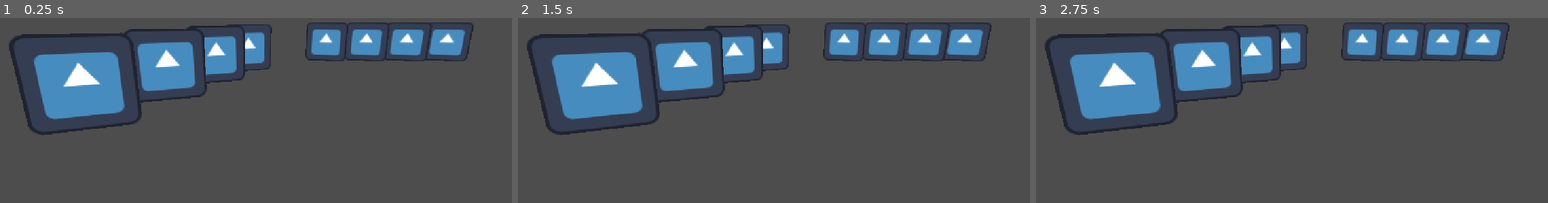
Above: before the commit, frames 1-3 (left to right).
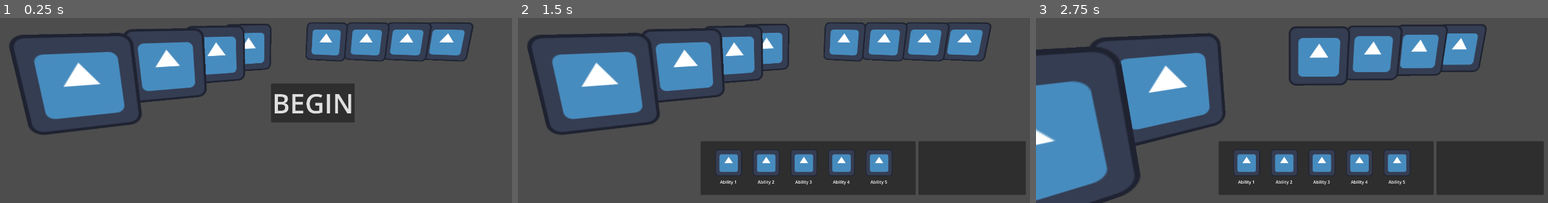
Above: after the commit, the same moments.

Repository: dylanbank/west-fae
Game: Godot game, scene res://hunts/battles/battle.tscn
The game is run twice, just before and just after one commit, with the same random seed, the same clock (stepped at 60 frames per second) and the same inputs. The engine's default icon, where the game draws it, is replaced by a stand-in: a white triangle on a blue panel in a dark square.
Inputs (mouse positions are in pixels of both pictures, inside the frame that each line leads up to):
- Up to frame 1 (0.25 s): no input
- Up to frame 2 (1.5 s): click (830, 103) at 0.5 s, where only the run after the commit has a clickable "BEGIN"; tap Enter at 1.25 s
- Up to frame 3 (2.75 s): tap Space at 2 s

The runs differ from the first frame. In frame 1, 4.3% of the frame differs, in the area x 1-93%, y 3-64%; in frame 2, 18%; in frame 3, 44%, in the area x 0-100%, y 2-100%.

Commit message:
beginning of turn system and battle ui

Diff:
--- a/west-fae/characters/character.gd
+++ b/west-fae/characters/character.gd
@@ -8,6 +8,14 @@
 @onready var timer: Timer = $Timer
 @onready var sprite_3d: Sprite3D = $Sprite3D
 
+var focused : bool = false
+
+func focus_toggle() -> void:
+	focused = !focused
+	if focused:
+		print("focus")
+	else:
+		print("unfocus")
 func calc_hit_time(dmg_amt : float) -> float:
 	var perc_of_health : float = dmg_amt / character_res.current_health
 	return perc_of_health * hit_time_scale
--- a/west-fae/characters/hunters/harry/harry.tres
+++ b/west-fae/characters/hunters/harry/harry.tres
@@ -1,13 +1,13 @@
-[gd_resource type="Resource" script_class="HunterResource" format=3 uid="uid://dsdpwx53xa1cr"]
+[gd_resource type="Resource" script_class="CharacterResource" format=3 uid="uid://dh3onvcktfeuu"]
 
 [ext_resource type="PackedScene" uid="uid://d131vrvvloyu0" path="res://characters/hunters/hunter.tscn" id="1_33vjt"]
-[ext_resource type="Script" uid="uid://cqta4g038q3r0" path="res://characters/hunters/hunter_res.gd" id="1_y7djs"]
 [ext_resource type="Texture2D" uid="uid://chnlhq6y21n4n" path="res://icon.svg" id="2_gi4ot"]
+[ext_resource type="Script" uid="uid://cg340kvj3ltnb" path="res://characters/character_res.gd" id="3_1j5j0"]
 [ext_resource type="Script" uid="uid://bs6pyqomfpqvv" path="res://characters/abilities/base_ability_res.gd" id="3_fkbln"]
 [ext_resource type="Script" uid="uid://dhm25anvaf4to" path="res://characters/items/base_item_res.gd" id="4_a4ghl"]
 
 [resource]
-script = ExtResource("1_y7djs")
+script = ExtResource("3_1j5j0")
 name = "Harry"
 idle_sprite = ExtResource("2_gi4ot")
 hit_sprite = ExtResource("2_gi4ot")
@@ -17,7 +17,5 @@
 current_health = 30.0
 strength = 4.0
 dexterity = 4.0
-constitution = 5.0
 intelligence = 5.0
-wisdom = 5.0
-metadata/_custom_type_script = "uid://cqta4g038q3r0"
+metadata/_custom_type_script = "uid://cg340kvj3ltnb"
--- a/west-fae/characters/hunters/mark/mark.tres
+++ b/west-fae/characters/hunters/mark/mark.tres
@@ -1,23 +1,21 @@
-[gd_resource type="Resource" script_class="HunterResource" format=3 uid="uid://ccrhiw16mb8d0"]
+[gd_resource type="Resource" script_class="CharacterResource" format=3 uid="uid://cx7se47a513dh"]
 
-[ext_resource type="Script" uid="uid://bs6pyqomfpqvv" path="res://characters/abilities/base_ability_res.gd" id="1_1fvxf"]
-[ext_resource type="Script" uid="uid://cqta4g038q3r0" path="res://characters/hunters/hunter_res.gd" id="2_6s42l"]
-[ext_resource type="PackedScene" uid="uid://d131vrvvloyu0" path="res://characters/hunters/hunter.tscn" id="2_ygxi5"]
-[ext_resource type="Texture2D" uid="uid://chnlhq6y21n4n" path="res://icon.svg" id="4_u7772"]
-[ext_resource type="Script" uid="uid://dhm25anvaf4to" path="res://characters/items/base_item_res.gd" id="4_y3xlq"]
+[ext_resource type="Script" uid="uid://bs6pyqomfpqvv" path="res://characters/abilities/base_ability_res.gd" id="1_ny02w"]
+[ext_resource type="PackedScene" uid="uid://d131vrvvloyu0" path="res://characters/hunters/hunter.tscn" id="1_v1b8g"]
+[ext_resource type="Script" uid="uid://dhm25anvaf4to" path="res://characters/items/base_item_res.gd" id="2_bp2ku"]
+[ext_resource type="Texture2D" uid="uid://chnlhq6y21n4n" path="res://icon.svg" id="2_dsus4"]
+[ext_resource type="Script" uid="uid://cg340kvj3ltnb" path="res://characters/character_res.gd" id="3_v1b8g"]
 
 [resource]
-script = ExtResource("2_6s42l")
+script = ExtResource("3_v1b8g")
 name = "Mark"
-idle_sprite = ExtResource("4_u7772")
-hit_sprite = ExtResource("4_u7772")
-dead_sprite = ExtResource("4_u7772")
-character_node = ExtResource("2_ygxi5")
+idle_sprite = ExtResource("2_dsus4")
+hit_sprite = ExtResource("2_dsus4")
+dead_sprite = ExtResource("2_dsus4")
+character_node = ExtResource("1_v1b8g")
 base_health = 30.0
 current_health = 30.0
 strength = 10.0
 dexterity = 2.0
-constitution = 3.0
 intelligence = 5.0
-wisdom = 1.0
-metadata/_custom_type_script = "uid://cqta4g038q3r0"
+metadata/_custom_type_script = "uid://cg340kvj3ltnb"
--- a/west-fae/hunts/battles/battle.tscn
+++ b/west-fae/hunts/battles/battle.tscn
@@ -1,11 +1,42 @@
 [gd_scene format=3 uid="uid://nwculwc1d4n7"]
 
 [ext_resource type="Script" uid="uid://b8wypto2gwd30" path="res://hunts/battles/battle_manager.gd" id="1_7r4xy"]
-[ext_resource type="Script" uid="uid://cqta4g038q3r0" path="res://characters/hunters/hunter_res.gd" id="2_u2f2v"]
-[ext_resource type="Resource" uid="uid://dsdpwx53xa1cr" path="res://characters/hunters/harry/harry.tres" id="3_62ji6"]
+[ext_resource type="PackedScene" uid="uid://d131vrvvloyu0" path="res://characters/hunters/hunter.tscn" id="3_4jpop"]
 [ext_resource type="Script" uid="uid://cg340kvj3ltnb" path="res://characters/character_res.gd" id="4_4jpop"]
-[ext_resource type="Resource" uid="uid://ccrhiw16mb8d0" path="res://characters/hunters/mark/mark.tres" id="5_5ri0k"]
+[ext_resource type="Texture2D" uid="uid://chnlhq6y21n4n" path="res://icon.svg" id="4_5ri0k"]
+[ext_resource type="Script" uid="uid://bs6pyqomfpqvv" path="res://characters/abilities/base_ability_res.gd" id="5_ohvvp"]
+[ext_resource type="Script" uid="uid://dhm25anvaf4to" path="res://characters/items/base_item_res.gd" id="6_fr1vt"]
 [ext_resource type="Script" uid="uid://c5rs0n0u88b2t" path="res://hunts/battles/code_blocks/initialize_characters.gd" id="6_ohvvp"]
+[ext_resource type="Script" uid="uid://cr8c6dnlrnoqr" path="res://hunts/battles/code_blocks/focus_camera.gd" id="8_62ji6"]
+[ext_resource type="Script" uid="uid://ccsc04mn0ft87" path="res://hunts/battles/ui/hud.gd" id="9_4jpop"]
+
+[sub_resource type="Resource" id="Resource_u2f2v"]
+script = ExtResource("4_4jpop")
+name = "Harry"
+idle_sprite = ExtResource("4_5ri0k")
+hit_sprite = ExtResource("4_5ri0k")
+dead_sprite = ExtResource("4_5ri0k")
+character_node = ExtResource("3_4jpop")
+base_health = 30.0
+current_health = 30.0
+strength = 4.0
+dexterity = 4.0
+intelligence = 5.0
+metadata/_custom_type_script = "uid://cg340kvj3ltnb"
+
+[sub_resource type="Resource" id="Resource_62ji6"]
+script = ExtResource("4_4jpop")
+name = "Mark"
+idle_sprite = ExtResource("4_5ri0k")
+hit_sprite = ExtResource("4_5ri0k")
+dead_sprite = ExtResource("4_5ri0k")
+character_node = ExtResource("3_4jpop")
+base_health = 30.0
+current_health = 30.0
+strength = 10.0
+dexterity = 2.0
+intelligence = 5.0
+metadata/_custom_type_script = "uid://cg340kvj3ltnb"
 
 [sub_resource type="BoxMesh" id="BoxMesh_6sj1v"]
 size = Vector3(20, 1, 20)
@@ -15,17 +46,26 @@
 
 [node name="Battle" type="Node3D" unique_id=1382295604]
 
-[node name="BattleManager" type="Node" parent="." unique_id=753362522 node_paths=PackedStringArray("initialize_characters")]
+[node name="BattleManager" type="Node" parent="." unique_id=753362522 node_paths=PackedStringArray("initialize_characters", "focus_camera")]
 script = ExtResource("1_7r4xy")
-hunters = Array[ExtResource("2_u2f2v")]([ExtResource("3_62ji6"), ExtResource("3_62ji6"), ExtResource("3_62ji6"), ExtResource("3_62ji6")])
-enemies = Array[ExtResource("4_4jpop")]([ExtResource("5_5ri0k"), ExtResource("5_5ri0k"), ExtResource("5_5ri0k"), ExtResource("5_5ri0k")])
+hunters = Array[ExtResource("4_4jpop")]([SubResource("Resource_u2f2v"), SubResource("Resource_u2f2v"), SubResource("Resource_u2f2v"), SubResource("Resource_u2f2v")])
+enemies = Array[ExtResource("4_4jpop")]([SubResource("Resource_62ji6"), SubResource("Resource_62ji6"), SubResource("Resource_62ji6"), SubResource("Resource_62ji6")])
 initialize_characters = NodePath("InitializeCharacters")
+focus_camera = NodePath("FocusCamera")
 
 [node name="InitializeCharacters" type="Node" parent="BattleManager" unique_id=38291079 node_paths=PackedStringArray("hunter_p_mats", "enemy_p_mats")]
 script = ExtResource("6_ohvvp")
 hunter_p_mats = [NodePath("../../HunterPlacements/HunterMat1"), NodePath("../../HunterPlacements/HunterMat2"), NodePath("../../HunterPlacements/HunterMat3"), NodePath("../../HunterPlacements/HunterMat4")]
 enemy_p_mats = [NodePath("../../EnemyPlacements/EnemyMat1"), NodePath("../../EnemyPlacements/EnemyMat2"), NodePath("../../EnemyPlacements/EnemyMat3"), NodePath("../../EnemyPlacements/EnemyMat4")]
 
+[node name="FocusCamera" type="Node" parent="BattleManager" unique_id=1847113992 node_paths=PackedStringArray("camera")]
+script = ExtResource("8_62ji6")
+camera = NodePath("../../SubViewportContainer/SubViewport/Camera3D")
+init_position = Vector3(-0.75, 2, 7.832)
+position_offset = Vector3(0.8, 1, 2.7)
+y_angle_scale = 4.0
+lerp_weight = 0.2
+
 [node name="CameraPositions" type="Node3D" parent="." unique_id=1778099040]
 
 [node name="HunterPlacements" type="Node3D" parent="." unique_id=940232337]
@@ -67,6 +107,203 @@
 [node name="CollisionShape3D" type="CollisionShape3D" parent="Floor" unique_id=1382417655]
 shape = SubResource("BoxShape3D_6sj1v")
 
-[node name="Camera3D" type="Camera3D" parent="." unique_id=1979764481]
+[node name="SubViewportContainer" type="SubViewportContainer" parent="." unique_id=448716346]
+custom_minimum_size = Vector2(1920, 1080)
+stretch = true
+
+[node name="SubViewport" type="SubViewport" parent="SubViewportContainer" unique_id=466074471]
+handle_input_locally = false
+size = Vector2i(1920, 1080)
+size_2d_override_stretch = true
+render_target_update_mode = 4
+
+[node name="Camera3D" type="Camera3D" parent="SubViewportContainer/SubViewport" unique_id=1979764481]
 transform = Transform3D(1, 0, 0, 0, 0.97951615, 0.20136568, 0, -0.20136568, 0.97951615, -0.75, 2, 7.832)
 fov = 70.0
+
+[node name="HUD" type="Control" parent="SubViewportContainer/SubViewport" unique_id=1323089688 node_paths=PackedStringArray("battle_manager", "pre_battle_hud", "hunter_battle_hud")]
+layout_mode = 3
+anchors_preset = 15
+anchor_right = 1.0
+anchor_bottom = 1.0
+grow_horizontal = 2
+grow_vertical = 2
+script = ExtResource("9_4jpop")
+battle_manager = NodePath("../../../BattleManager")
+pre_battle_hud = NodePath("PreBattleHUD")
+hunter_battle_hud = NodePath("HunterBattleHUD")
+
+[node name="PreBattleHUD" type="MarginContainer" parent="SubViewportContainer/SubViewport/HUD" unique_id=1778485397]
+layout_mode = 1
+anchors_preset = 3
+anchor_left = 1.0
+anchor_top = 1.0
+anchor_right = 1.0
+anchor_bottom = 1.0
+offset_left = -911.0
+offset_top = -395.0
+grow_horizontal = 0
+grow_vertical = 0
+theme_override_constants/margin_right = 600
+theme_override_constants/margin_bottom = 300
+
+[node name="StartBattleButton" type="Button" parent="SubViewportContainer/SubViewport/HUD/PreBattleHUD" unique_id=1102109715]
+layout_mode = 2
+theme_override_font_sizes/font_size = 100
+text = "BEGIN"
+
+[node name="HunterBattleHUD" type="MarginContainer" parent="SubViewportContainer/SubViewport/HUD" unique_id=1424978766]
+layout_mode = 1
+anchors_preset = 15
+anchor_right = 1.0
+anchor_bottom = 1.0
+grow_horizontal = 2
+grow_vertical = 2
+theme_override_constants/margin_left = 30
+theme_override_constants/margin_top = 30
+theme_override_constants/margin_right = 30
+theme_override_constants/margin_bottom = 30
+
+[node name="Equipped" type="HBoxContainer" parent="SubViewportContainer/SubViewport/HUD/HunterBattleHUD" unique_id=1090681263]
+layout_mode = 2
+size_flags_horizontal = 8
+size_flags_vertical = 8
+
+[node name="BottomUI" type="HBoxContainer" parent="SubViewportContainer/SubViewport/HUD/HunterBattleHUD/Equipped" unique_id=1286481275]
+layout_mode = 2
+theme_override_constants/separation = 10
+
+[node name="HDetailPanel" type="Panel" parent="SubViewportContainer/SubViewport/HUD/HunterBattleHUD/Equipped/BottomUI" unique_id=1299813755]
+layout_mode = 2
+
+[node name="MarginContainer3" type="MarginContainer" parent="SubViewportContainer/SubViewport/HUD/HunterBattleHUD/Equipped/BottomUI/HDetailPanel" unique_id=1852954065]
+layout_mode = 0
+offset_left = -550.0
+offset_right = -490.0
+offset_bottom = 200.0
+theme_override_constants/margin_left = 30
+theme_override_constants/margin_top = 30
+theme_override_constants/margin_right = 30
+theme_override_constants/margin_bottom = 30
+
+[node name="HunterDetails" type="VBoxContainer" parent="SubViewportContainer/SubViewport/HUD/HunterBattleHUD/Equipped/BottomUI/HDetailPanel/MarginContainer3" unique_id=553355847]
+layout_mode = 2
+
+[node name="AbilityPanel" type="Panel" parent="SubViewportContainer/SubViewport/HUD/HunterBattleHUD/Equipped/BottomUI" unique_id=812923356]
+custom_minimum_size = Vector2(800, 200)
+layout_mode = 2
+
+[node name="MarginContainer2" type="MarginContainer" parent="SubViewportContainer/SubViewport/HUD/HunterBattleHUD/Equipped/BottomUI/AbilityPanel" unique_id=1214876383]
+layout_mode = 0
+offset_right = 768.0
+offset_bottom = 219.0
+theme_override_constants/margin_left = 30
+theme_override_constants/margin_top = 30
+theme_override_constants/margin_right = 30
+theme_override_constants/margin_bottom = 30
+
+[node name="Abilities" type="HBoxContainer" parent="SubViewportContainer/SubViewport/HUD/HunterBattleHUD/Equipped/BottomUI/AbilityPanel/MarginContainer2" unique_id=1625103777]
+layout_mode = 2
+size_flags_horizontal = 4
+size_flags_vertical = 4
+theme_override_constants/separation = 20
+alignment = 1
+
+[node name="Ability1VBox" type="VBoxContainer" parent="SubViewportContainer/SubViewport/HUD/HunterBattleHUD/Equipped/BottomUI/AbilityPanel/MarginContainer2/Abilities" unique_id=560820332]
+layout_mode = 2
+theme_override_constants/separation = 10
+
+[node name="AbilityIcon" type="TextureRect" parent="SubViewportContainer/SubViewport/HUD/HunterBattleHUD/Equipped/BottomUI/AbilityPanel/MarginContainer2/Abilities/Ability1VBox" unique_id=1005334953]
+custom_maximum_size = Vector2(100, 100)
+layout_mode = 2
+texture = ExtResource("4_5ri0k")
+
+[node name="AbilityLabel" type="Label" parent="SubViewportContainer/SubViewport/HUD/HunterBattleHUD/Equipped/BottomUI/AbilityPanel/MarginContainer2/Abilities/Ability1VBox" unique_id=549377977]
+layout_mode = 2
+text = "Ability 1"
+horizontal_alignment = 1
+
+[node name="Spacer1" type="Control" parent="SubViewportContainer/SubViewport/HUD/HunterBattleHUD/Equipped/BottomUI/AbilityPanel/MarginContainer2/Abilities" unique_id=1627049763]
+layout_mode = 2
+
+[node name="Ability2VBox" type="VBoxContainer" parent="SubViewportContainer/SubViewport/HUD/HunterBattleHUD/Equipped/BottomUI/AbilityPanel/MarginContainer2/Abilities" unique_id=324393312]
+layout_mode = 2
+theme_override_constants/separation = 10
+
+[node name="AbilityIcon" type="TextureRect" parent="SubViewportContainer/SubViewport/HUD/HunterBattleHUD/Equipped/BottomUI/AbilityPanel/MarginContainer2/Abilities/Ability2VBox" unique_id=781479456]
+custom_maximum_size = Vector2(100, 100)
+layout_mode = 2
+texture = ExtResource("4_5ri0k")
+
+[node name="AbilityLabel" type="Label" parent="SubViewportContainer/SubViewport/HUD/HunterBattleHUD/Equipped/BottomUI/AbilityPanel/MarginContainer2/Abilities/Ability2VBox" unique_id=1289852110]
+layout_mode = 2
+text = "Ability 2"
+horizontal_alignment = 1
+
+[node name="Spacer2" type="Control" parent="SubViewportContainer/SubViewport/HUD/HunterBattleHUD/Equipped/BottomUI/AbilityPanel/MarginContainer2/Abilities" unique_id=247026443]
+layout_mode = 2
+
+[node name="Ability3VBox" type="VBoxContainer" parent="SubViewportContainer/SubViewport/HUD/HunterBattleHUD/Equipped/BottomUI/AbilityPanel/MarginContainer2/Abilities" unique_id=620135209]
+layout_mode = 2
+theme_override_constants/separation = 10
+
+[node name="AbilityIcon" type="TextureRect" parent="SubViewportContainer/SubViewport/HUD/HunterBattleHUD/Equipped/BottomUI/AbilityPanel/MarginContainer2/Abilities/Ability3VBox" unique_id=249639508]
+custom_maximum_size = Vector2(100, 100)
+layout_mode = 2
+texture = ExtResource("4_5ri0k")
+
+[node name="AbilityLabel" type="Label" parent="SubViewportContainer/SubViewport/HUD/HunterBattleHUD/Equipped/BottomUI/AbilityPanel/MarginContainer2/Abilities/Ability3VBox" unique_id=619638919]
+layout_mode = 2
+text = "Ability 3"
+horizontal_alignment = 1
+
+[node name="Spacer3" type="Control" parent="SubViewportContainer/SubViewport/HUD/HunterBattleHUD/Equipped/BottomUI/AbilityPanel/MarginContainer2/Abilities" unique_id=380456830]
+layout_mode = 2
+
+[node name="Ability4VBox" type="VBoxContainer" parent="SubViewportContainer/SubViewport/HUD/HunterBattleHUD/Equipped/BottomUI/AbilityPanel/MarginContainer2/Abilities" unique_id=298337290]
+layout_mode = 2
+theme_override_constants/separation = 10
+
+[node name="AbilityIcon" type="TextureRect" parent="SubViewportContainer/SubViewport/HUD/HunterBattleHUD/Equipped/BottomUI/AbilityPanel/MarginContainer2/Abilities/Ability4VBox" unique_id=1307784053]
+custom_maximum_size = Vector2(100, 100)
+layout_mode = 2
+texture = ExtResource("4_5ri0k")
+
+[node name="AbilityLabel" type="Label" parent="SubViewportContainer/SubViewport/HUD/HunterBattleHUD/Equipped/BottomUI/AbilityPanel/MarginContainer2/Abilities/Ability4VBox" unique_id=46670400]
+layout_mode = 2
+text = "Ability 4"
+horizontal_alignment = 1
+
+[node name="Spacer4" type="Control" parent="SubViewportContainer/SubViewport/HUD/HunterBattleHUD/Equipped/BottomUI/AbilityPanel/MarginContainer2/Abilities" unique_id=762716507]
+layout_mode = 2
+
+[node name="Ability5VBox" type="VBoxContainer" parent="SubViewportContainer/SubViewport/HUD/HunterBattleHUD/Equipped/BottomUI/AbilityPanel/MarginContainer2/Abilities" unique_id=945946439]
+layout_mode = 2
+theme_override_constants/separation = 10
+
+[node name="AbilityIcon" type="TextureRect" parent="SubViewportContainer/SubViewport/HUD/HunterBattleHUD/Equipped/BottomUI/AbilityPanel/MarginContainer2/Abilities/Ability5VBox" unique_id=618918629]
+custom_maximum_size = Vector2(100, 100)
+layout_mode = 2
+texture = ExtResource("4_5ri0k")
+
+[node name="AbilityLabel" type="Label" parent="SubViewportContainer/SubViewport/HUD/HunterBattleHUD/Equipped/BottomUI/AbilityPanel/MarginContainer2/Abilities/Ability5VBox" unique_id=1699284572]
+layout_mode = 2
+text = "Ability 5
+"
+horizontal_alignment = 1
+
+[node name="ItemPanel" type="Panel" parent="SubViewportContainer/SubViewport/HUD/HunterBattleHUD/Equipped/BottomUI" unique_id=1360009544]
+custom_minimum_size = Vector2(400, 200)
+layout_mode = 2
+
+[node name="MarginContainer" type="MarginContainer" parent="SubViewportContainer/SubViewport/HUD/HunterBattleHUD/Equipped/BottomUI/ItemPanel" unique_id=270911676]
+layout_mode = 1
+theme_override_constants/margin_left = 30
+theme_override_constants/margin_top = 30
+theme_override_constants/margin_right = 30
+theme_override_constants/margin_bottom = 30
+
+[node name="Items" type="VBoxContainer" parent="SubViewportContainer/SubViewport/HUD/HunterBattleHUD/Equipped/BottomUI/ItemPanel/MarginContainer" unique_id=485716149]
+layout_mode = 2
+
+[connection signal="pressed" from="SubViewportContainer/SubViewport/HUD/PreBattleHUD/StartBattleButton" to="SubViewportContainer/SubViewport/HUD" method="_on_start_battle_button_pressed"]
--- a/west-fae/hunts/battles/battle_manager.gd
+++ b/west-fae/hunts/battles/battle_manager.gd
@@ -1,10 +1,64 @@
 extends Node
 class_name BattleManager
 
-@export var hunters : Array[HunterResource]
+# character variables
+@export var hunters : Array[CharacterResource]
+var hunter_nodes : Array[Character]
 @export var enemies : Array[CharacterResource]
+var enemy_nodes : Array[Character]
+
+# external functions
 @export var initialize_characters : InitializeCharacters
+@export var focus_camera : FocusCamera
 
-var current_character_turn : int = 0
+# turn variables
+var current_character_turn : int = -1
+var current_char : Dictionary = {
+	'res' : CharacterResource,
+	'node' : Character
+}
+var hunters_turn : bool = true
+
+func battle_start() -> void:
+	incr_turn("hunters")
+
+func incr_turn(group : String) -> void:
+	if current_char.node:
+		current_char.node.focus_toggle()
+		current_char.res = null
+		current_char.node = null
+
+	await get_tree().create_timer(1).timeout
+	#
+	## maybe put wait here so that the turn "notifiers" are smoothly changed
+
+	current_character_turn += 1
+	if (group == "hunters"):
+		if(current_character_turn > hunters.size()-1):
+			current_character_turn = -1
+			incr_turn("enemies")
+			hunters_turn = false
+		else:
+			current_char.res = hunters[current_character_turn]
+			current_char.node = hunter_nodes[current_character_turn]
+			current_char.node.focus_toggle()
+			focus_camera.change_transform(current_char.node.global_position, current_character_turn)
+	elif (group == "enemies"):
+		if(current_character_turn > enemies.size()-1):
+			current_character_turn = -1
+			incr_turn("hunters")
+			hunters_turn = true
+		else:
+			current_char.res = enemies[current_character_turn]
+			current_char.node = enemy_nodes[current_character_turn]
+
+
+func end_turn() -> void:
+	if hunters_turn:
+		incr_turn("hunters")
+	else:
+		incr_turn("enemies")
+
 func _ready() -> void:
-	initialize_characters.initialize(hunters, enemies)
+	hunter_nodes = initialize_characters.initialize(hunters, true)
+	enemy_nodes = initialize_characters.initialize(enemies, false)
--- /dev/null
+++ b/west-fae/hunts/battles/code_blocks/focus_camera.gd
@@ -0,0 +1,25 @@
+extends Node
+class_name FocusCamera
+
+@export var camera : Camera3D
+@export var init_position : Vector3
+@export var position_offset : Vector3
+@export var y_angle_scale : float
+@export var lerp_weight : float
+
+func change_transform(focus_char_pos : Vector3, char_order : int) -> void:
+	print("change_transform")
+	print(focus_char_pos)
+	print(char_order)
+	print(position_offset)
+
+	if(focus_char_pos):
+		var new_position : Vector3 = focus_char_pos + position_offset
+		var new_y_rotation : float = (y_angle_scale * char_order) - (4.0 * y_angle_scale)
+		camera.position = new_position
+		camera.rotation_degrees.y = new_y_rotation
+		#camera.position.move_toward(new_position, lerp_weight)
+		#lerp(camera.rotation_degrees.y, new_y_rotation, lerp_weight)
+	else:
+		camera.position = init_position
+		camera.rotation_degrees.y = 0
--- a/west-fae/hunts/battles/code_blocks/initialize_characters.gd
+++ b/west-fae/hunts/battles/code_blocks/initialize_characters.gd
@@ -4,16 +4,24 @@
 @export var hunter_p_mats: Array[Node3D]
 @export var enemy_p_mats : Array[Node3D]
 
-func add_nodes_to_mats(c_res : Array, p_mats : Array) -> void:
+func add_nodes_to_mats(c_res : Array, p_mats : Array) -> Array[Character]:
+	var ret_nodes : Array[Character]
 	for i in c_res.size():
 		var char_res = c_res[i]
 		var char_node : Character = char_res.character_node.instantiate()
 		char_node.character_res = char_res
 		char_node.find_child('Sprite3D').texture =  char_res.idle_sprite
 		p_mats[i].add_child(char_node)
+		ret_nodes.append(char_node)
+	return ret_nodes
 
-func initialize(hunters_res : Array, enemies_res : Array) -> void:
-	if hunters_res and hunter_p_mats and hunters_res.size() <= hunter_p_mats.size():
-		add_nodes_to_mats(hunters_res, hunter_p_mats)
-	if enemies_res and enemy_p_mats and enemies_res.size() <= enemy_p_mats.size():
-		add_nodes_to_mats(enemies_res, enemy_p_mats)
+func initialize(char_res : Array, hunters : bool) -> Array[Character]:
+	var mats : Array[Node3D]
+	if hunters:
+		mats = hunter_p_mats
+	else:
+		mats = enemy_p_mats
+	if char_res and mats and char_res.size() <= mats.size():
+		return add_nodes_to_mats(char_res, mats)
+	else:
+		return []
--- /dev/null
+++ b/west-fae/hunts/battles/ui/hud.gd
@@ -0,0 +1,16 @@
+extends Control
+class_name BattleHUD
+
+@export var battle_manager : BattleManager
+@export var pre_battle_hud : MarginContainer
+@export var hunter_battle_hud : MarginContainer
+
+func _on_start_battle_button_pressed() -> void:
+	battle_manager.battle_start()
+
+	hunter_battle_hud.show()
+	pre_battle_hud.hide()
+
+func _ready() -> void:
+	pre_battle_hud.show()
+	hunter_battle_hud.hide()
--- a/west-fae/project.godot
+++ b/west-fae/project.godot
@@ -17,8 +17,11 @@
 
 [display]
 
-window/stretch/mode="canvas_items"
+window/size/viewport_width=1920
+window/size/viewport_height=1080
+window/stretch/mode="viewport"
 window/stretch/aspect="expand"
+window/vsync/vsync_mode=0
 
 [physics]
 
Not shown, added: west-fae/hunts/battles/code_blocks/focus_camera.gd.uid
Not shown, added: west-fae/hunts/battles/ui/hud.gd.uid
